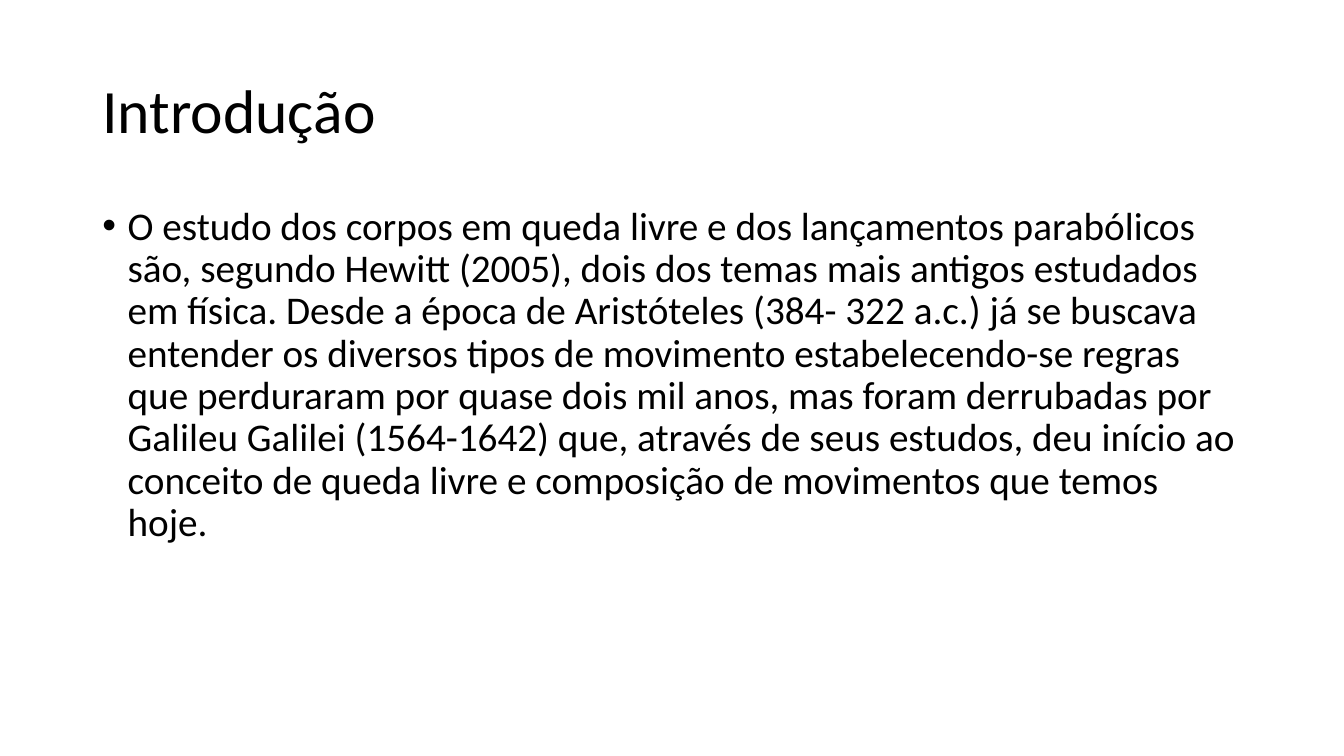
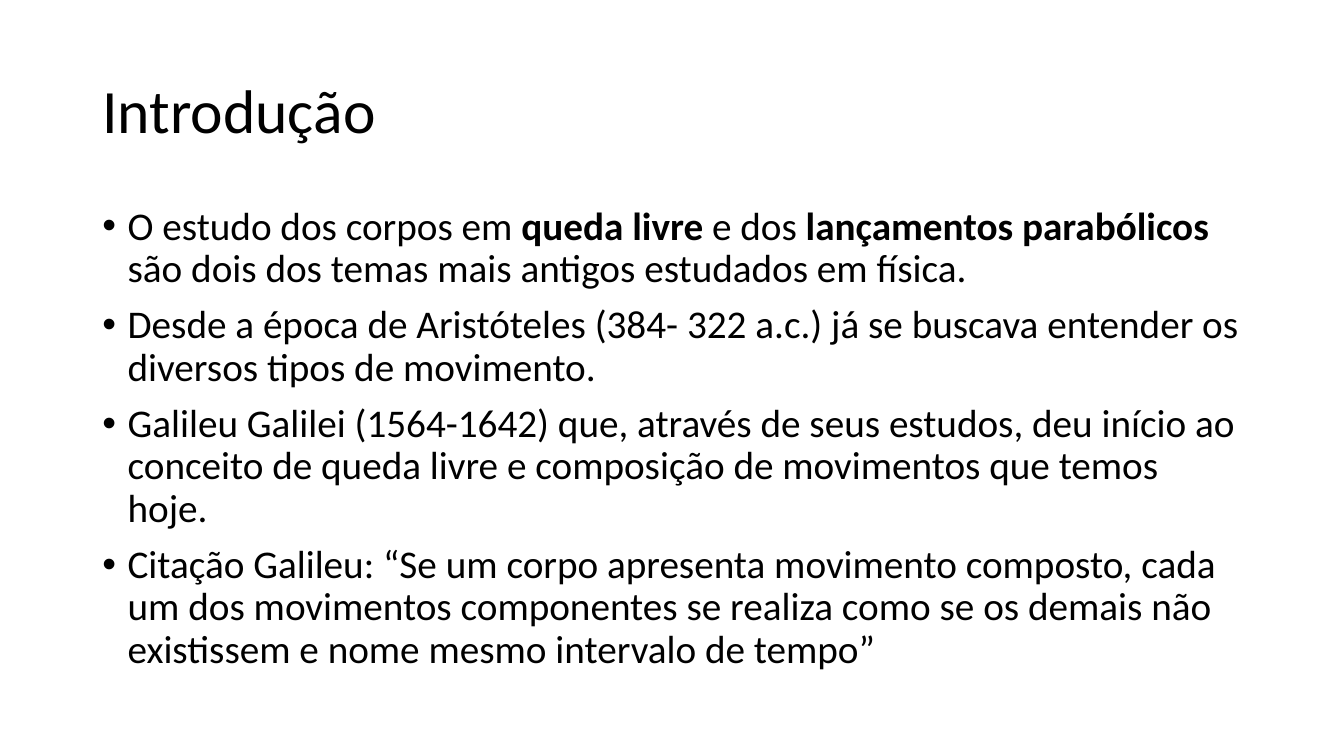
Before and after one commit to jonatanrinckus/SimulacaoDiscretaTrabalhoM2, a slide deck: slide 3 of new/Estudo Modelagem Bifocal.pptx (slide 2 before the commit). Drawn at 1344x756 pixels with LibreOffice and Linux fonts; fonts in the diff are those of the drawing. Boxes give left, top, right and bottom in pixels: in the first picture for what was removed or moved away, otherwise in the second. Text is boxed around its words. In the diff, an @@ line names an element or a change of style, - is before the commit and + after.

```diff
--- a/new/Estudo Modelagem Bifocal.pptx
+++ b/new/Estudo Modelagem Bifocal.pptx
@@ text at (x1=128, y1=212, x2=1238, y2=670): text changed @@
-• O estudo dos corpos em queda livre e dos lançamentos parabólicos são, segundo Hewitt (2005), dois dos temas mais antigos estudados em física. Desde a época de Aristóteles (384- 322 a.c.) já se buscava entender os diversos tipos de movimento estabelecendo-se regras que perduraram por quase dois mil anos, mas foram derrubadas por Galileu Galilei (1564-1642) que, através de seus estudos, deu início ao conceito de queda livre e composição de movimentos que temos hoje.
+• O estudo dos corpos em queda livre e dos lançamentos parabólicos são dois dos temas mais antigos estudados em física.
+• Desde a época de Aristóteles (384- 322 a.c.) já se buscava entender os diversos tipos de movimento.
+• Galileu Galilei (1564-1642) que, através de seus estudos, deu início ao conceito de queda livre e composição de movimentos que temos hoje.
+• Citação Galileu: “Se um corpo apresenta movimento composto, cada um dos movimentos componentes se realiza como se os demais não existissem e nome mesmo intervalo de tempo”
```
Also in this commit, not shown: 6 other slides changed, 4 slides added.
